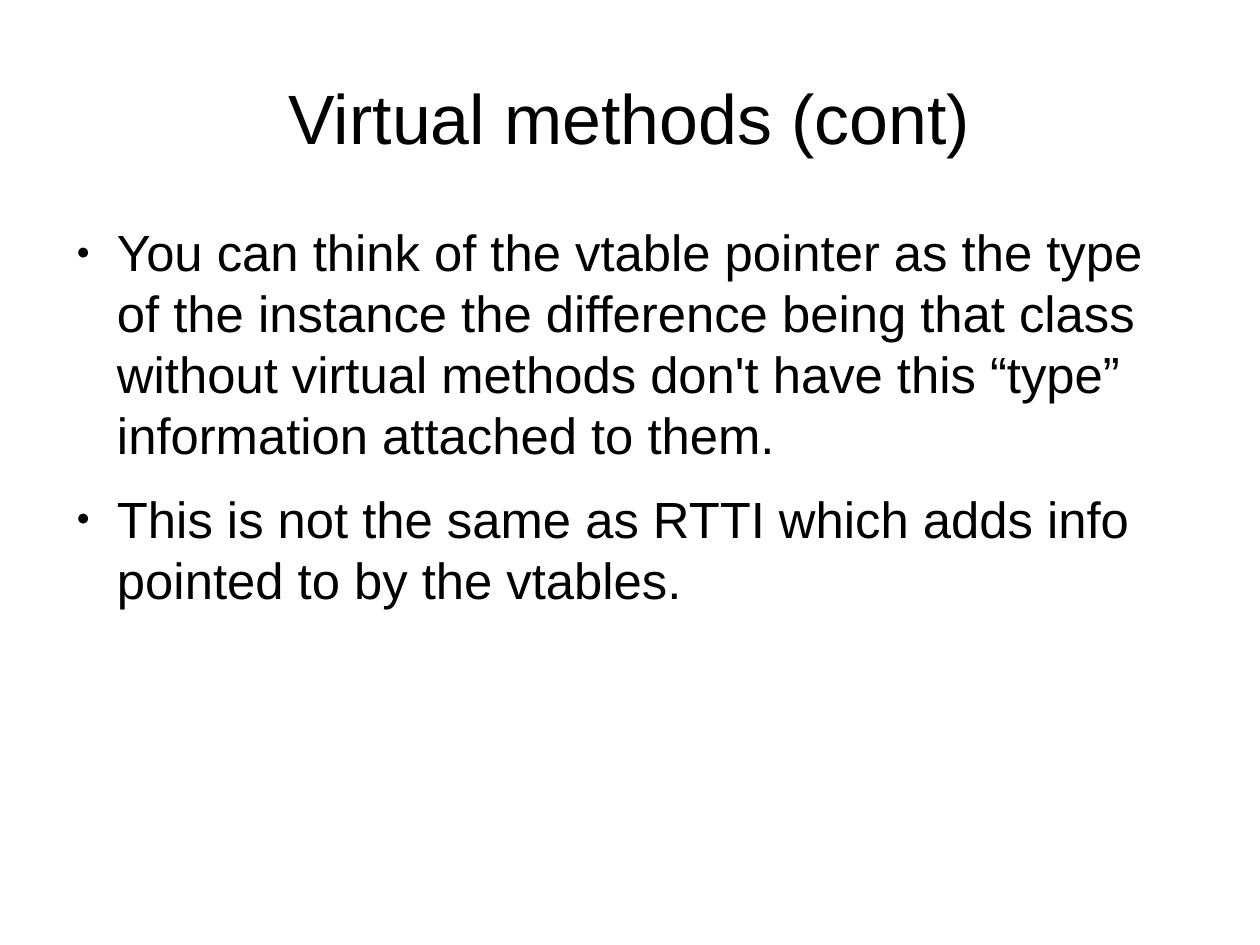
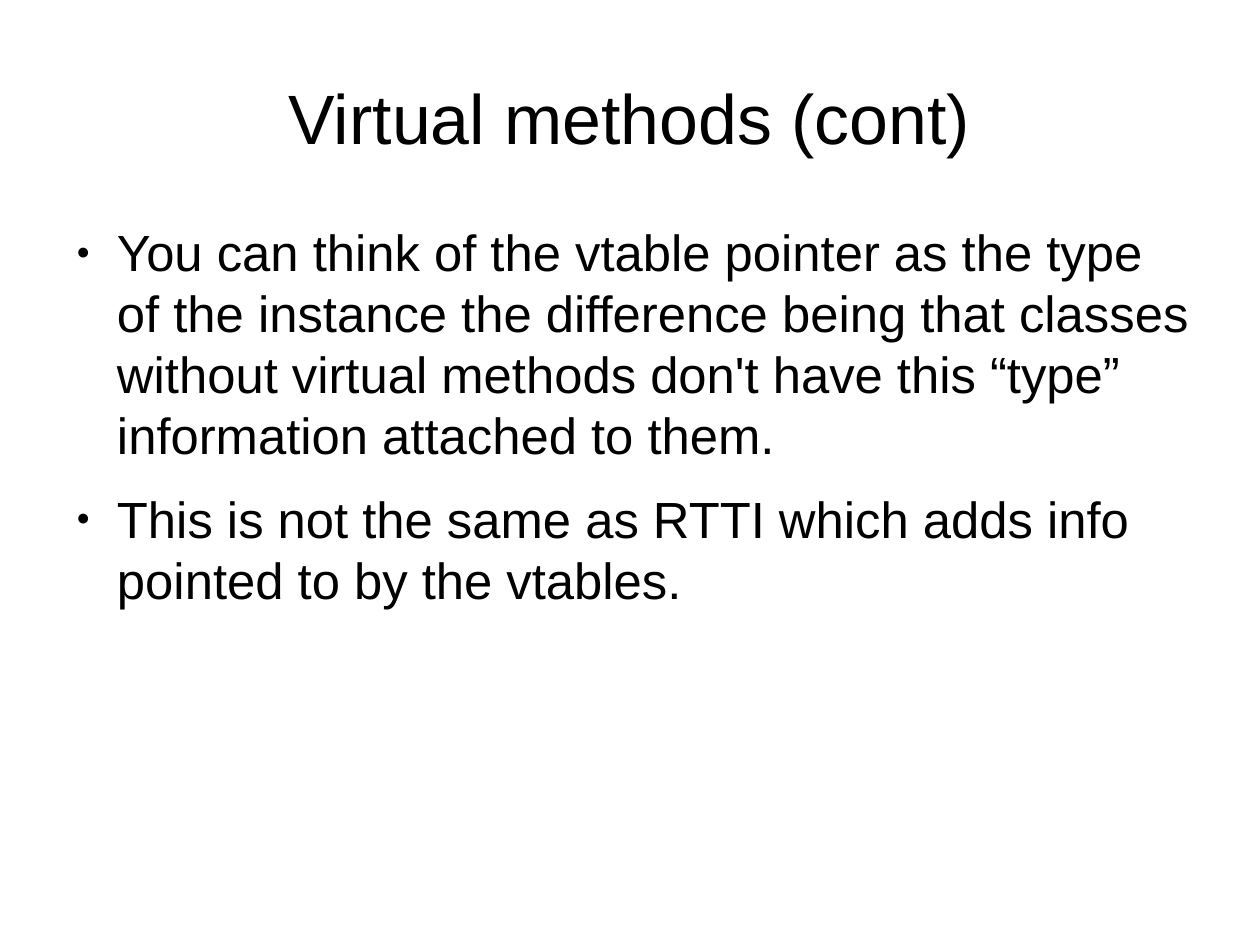
Before and after one commit to veltzer/demos-linux, a slide deck: slide 58 of doc/odp/effective_cplusplus.odp. Drawn at 1260x945 pixels with LibreOffice and Linux fonts; fonts in the diff are those of the drawing. Boxes give left, top, right and bottom in pixels: in the first picture for what was removed or moved away, otherwise in the second. Text is boxed around its words. In the diff, an @@ line names an element or a change of style, - is before the commit and + after.

```diff
--- a/doc/odp/effective_cplusplus.odp
+++ b/doc/odp/effective_cplusplus.odp
@@ text at (x1=117, y1=234, x2=1188, y2=455): text changed @@
-● You can think of the vtable pointer as the type of the instance the difference being that class without virtual methods don't have this “type” information attached to them.
+● You can think of the vtable pointer as the type of the instance the difference being that classes without virtual methods don't have this “type” information attached to them.
```
Also in this commit, not shown: 2 other slides changed, 2 other files.
